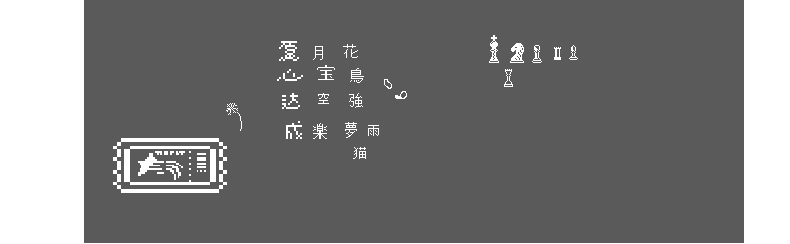
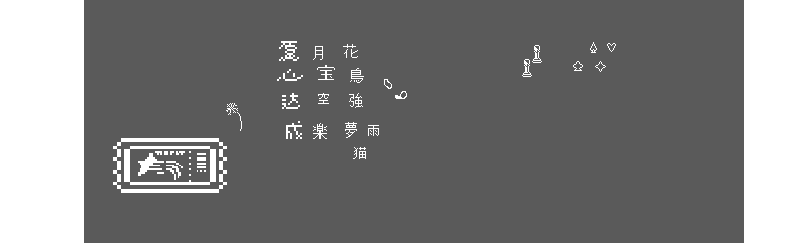
Before/after of a 790 × 244 layered artwork. What changed in the layer stack:
renamed "Слой 26" to "5", hid it over 504, 69, 513, 87
renamed "4" to "9", hid it over 569, 45, 578, 60
renamed "3" to "8", hid it over 554, 47, 561, 60
added layer "13" (1st of 3) above "12" over 573, 61, 583, 71
added layer "12" (1st of 3) above "11" over 595, 61, 606, 72
added layer "11" (1st of 3) above "10" over 607, 43, 616, 52
added layer "10" (1st of 3) above "14" over 590, 42, 597, 53
added layer "14" (1st of 3) above "15" over 522, 59, 532, 77
added layer "15" (1st of 3) above "7" over 522, 59, 532, 77
renamed "1" to "6", hid it over 510, 43, 524, 63
hid "0" (1st of 5) over 489, 35, 499, 63
